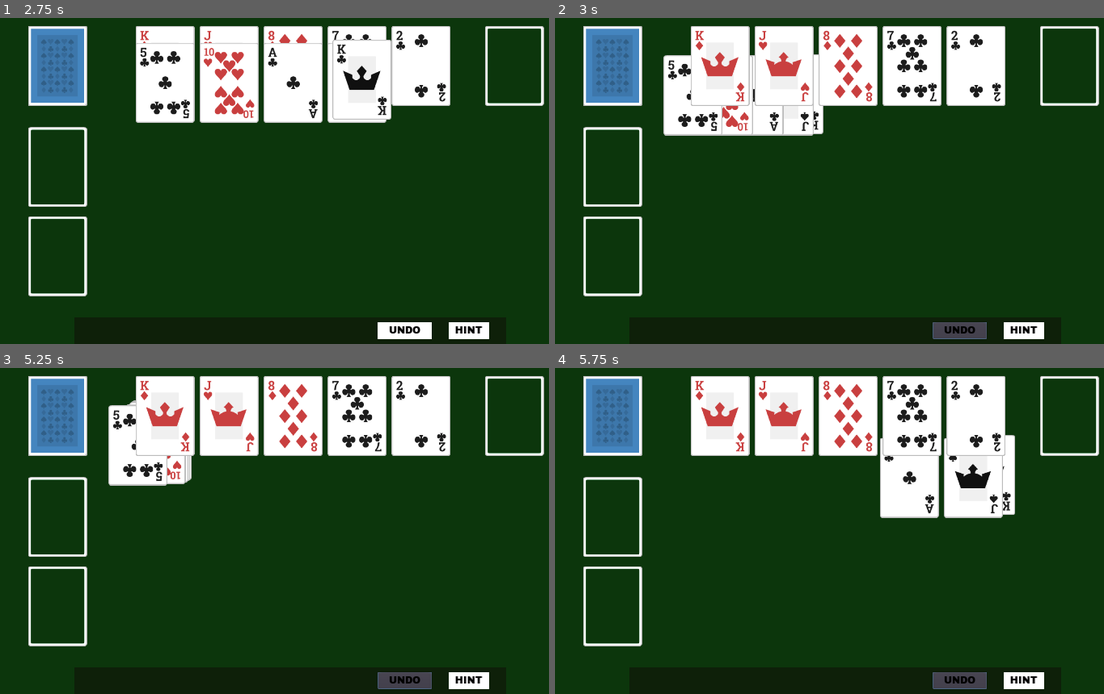
Above: before the commit, frames 1-4 (two rows, left to right).
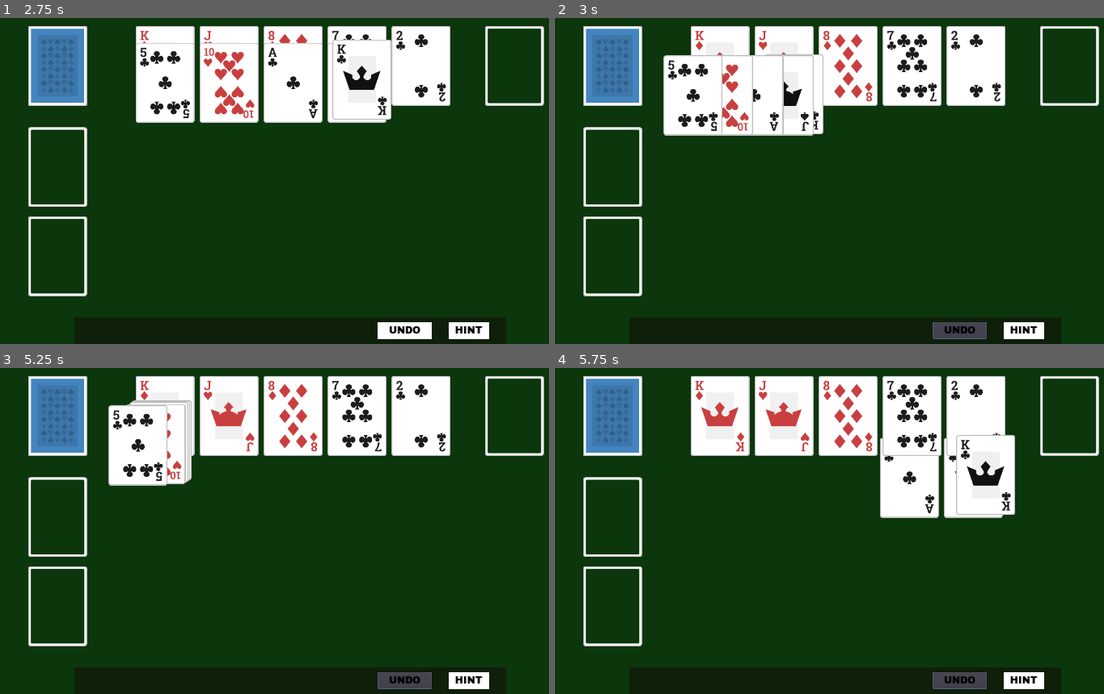
Above: after the commit, the same moments.

Repository: tcfitzgerald/lucky-13
Game: Godot game, scene res://Menus/MainMenu.tscn
The game is run twice, just before and just after one commit, with the same random seed, the same clock (stepped at 60 frames per second) and the same inputs.
Inputs (mouse positions are in pixels of both pictures, inside the frame that each line leads up to):
- Up to frame 1 (2.75 s): click (494, 115) at 0.5 s; click (54, 66) at 1.27 s; click (164, 66) at 2.02 s
- Up to frame 2 (3 s): click "UNDO" at 2.75 s
- Up to frame 3 (5.25 s): click "HINT" at 3.5 s; click (54, 416) at 4.25 s; click "UNDO" at 5 s
- Up to frame 4 (5.75 s): no input

Frame 1 is identical in both runs. In frame 2, 1.3% of the frame differs, in the area x 24-49%, y 11-27%; in frame 3, 0.7%; in frame 4, 0.7%.

Commit message:
Adding tween for z_index to fix card overlap issue while moving.

Diff:
--- a/Board/Board.gd
+++ b/Board/Board.gd
@@ -18,9 +18,10 @@
 onready var tableaus = [tableau1, tableau2, tableau3, tableau4, tableau5]
 onready var overflow_tableaus = [tableau6, tableau7]
 
-onready var waste_pile = $MarginContainer/CenterContainer/WastePile
-
-onready var undo_tween = $Tween
+onready var waste_pile: Node2D = $MarginContainer/CenterContainer/WastePile
+
+onready var undo_tween: Tween = $Tween
+onready var z_index_tween: Tween = $z_index_tween
 onready var ui = $UI
 
 onready var hint_line = $HintLine
@@ -275,7 +276,9 @@
 			card.priority = card_data['priority']
 			undo_tween.interpolate_property(card, "position", card.position,
 				Vector2(card_position.x, card_position.y), 0.35, Tween.TRANS_LINEAR, Tween.EASE_IN_OUT)
+			z_index_tween.interpolate_property(card, "z_index", 90, 0, 0.35, Tween.TRANS_LINEAR, Tween.EASE_IN_OUT)
 			undo_tween.start()
+			z_index_tween.start()
 		BoardManager.moves.pop_back()
 		update_deck()
 
--- a/Board/Board.tscn
+++ b/Board/Board.tscn
@@ -59,11 +59,12 @@
 position = Vector2( 1538, 134 )
 
 [node name="GameoverMenu" parent="." instance=ExtResource( 6 )]
-visible = false
 
 [node name="WinMenu" parent="." instance=ExtResource( 7 )]
 
 [node name="Tween" type="Tween" parent="."]
+
+[node name="z_index_tween" type="Tween" parent="."]
 
 [node name="HintLine" type="Line2D" parent="."]
 z_index = 2
--- a/Board/WastePile.gd
+++ b/Board/WastePile.gd
@@ -3,6 +3,7 @@
 
 onready var card_holder : Node = $Cards
 onready var tween : Tween = $Tween
+onready var z_index_tween: Tween = $z_index_tween
 
 signal check_board_state
 
@@ -20,9 +21,10 @@
 	# warning-ignore:return_value_discarded
 			tween.interpolate_property(card, "position", card.position, card_holder.get_parent().position, 1,
 				Tween.TRANS_LINEAR, Tween.EASE_OUT_IN)
-
+			z_index_tween.interpolate_property(card, "z_index", 90, 0, 1, Tween.TRANS_LINEAR, Tween.EASE_IN_OUT)
 	# warning-ignore:return_value_discarded
 			tween.start()
+			z_index_tween.start()
 
 		elif play_flip:
 	# warning-ignore:return_value_discarded
--- a/Board/WastePile.tscn
+++ b/Board/WastePile.tscn
@@ -14,3 +14,5 @@
 texture = ExtResource( 1 )
 
 [node name="Tween" type="Tween" parent="."]
+
+[node name="z_index_tween" type="Tween" parent="."]
--- a/Tableau/Tableau.gd
+++ b/Tableau/Tableau.gd
@@ -6,6 +6,7 @@
 onready var cards: Node = $Cards
 onready var tableau_button : TextureButton = $TableauButton
 onready var tween: Tween = $Tween
+onready var z_index_tween: Tween = $z_index_tween
 onready var tableau_name: String = str(self.name).to_lower()
 onready var card_data: Dictionary = {tableau_name: []}
 
@@ -46,7 +47,9 @@
 	tween.interpolate_property(selected_card, "position", selected_card.position + start_card_offset,
 			Vector2(cards.get_parent().position.x, cards.get_parent().position.y + card_offset), duration, Tween.TRANS_LINEAR, Tween.EASE_IN_OUT)
 # warning-ignore:return_value_discarded
+	z_index_tween.interpolate_property(selected_card, "z_index", 90, 0, duration, Tween.TRANS_LINEAR, Tween.EASE_IN_OUT)
 	tween.start()
+	z_index_tween.start()
 	emit_signal("card_added")
 
 func is_top_tableau_card(card) -> bool:
--- a/Tableau/Tableau.tscn
+++ b/Tableau/Tableau.tscn
@@ -20,4 +20,6 @@
 
 [node name="Tween" type="Tween" parent="."]
 
+[node name="z_index_tween" type="Tween" parent="."]
+
 [connection signal="pressed" from="TableauButton" to="." method="_on_TableauButton_pressed"]
